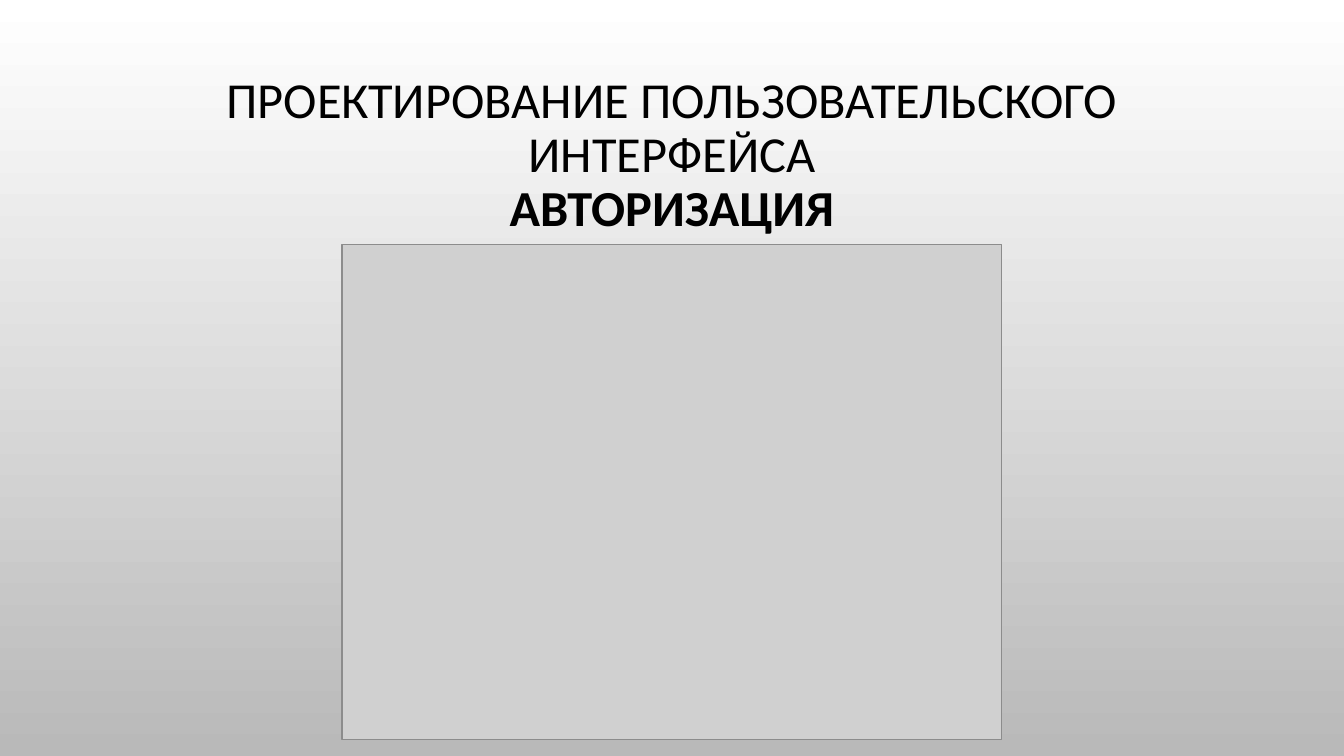
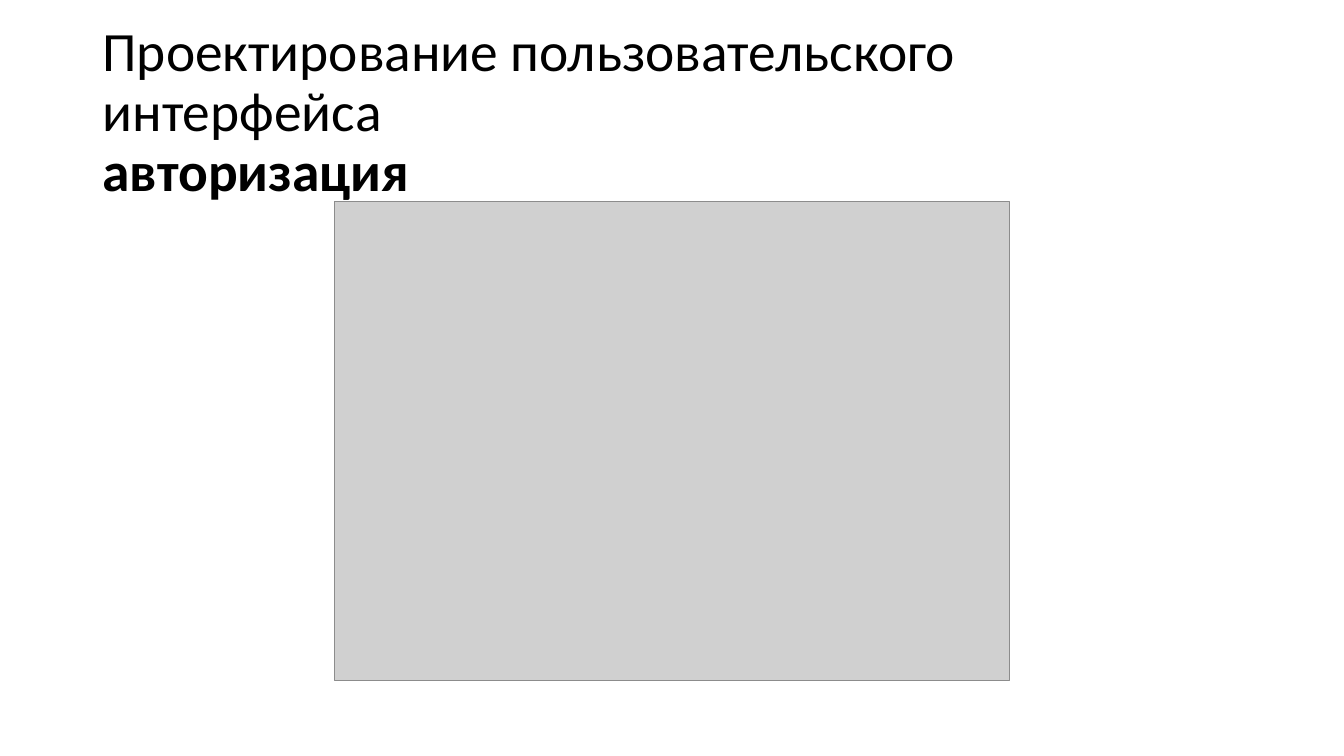
Before and after one commit to ChiCha10-11/Kursovoy, a slide deck: slide 12 of Курсовая работа.pptx. Drawn at 1344x756 pixels with LibreOffice and Linux fonts; fonts in the diff are those of the drawing; grey boxes stand for pictures; background and template pictures are left out. Boxes give left, top, right and bottom in pixels: in the first picture for what was removed or moved away, otherwise in the second. Text is boxed around its words. In the diff, an @@ line names an element or a change of style, - is before the commit and + after.

```diff
--- a/Курсовая работа.pptx
+++ b/Курсовая работа.pptx
@@ background picture (left out) to #FFFFFF @@
@@ title at bbox=[102, 35, 955, 204]: text changed; size 36 to 39.6 pt @@
-ПРОЕКТИРОВАНИЕ ПОЛЬЗОВАТЕЛЬСКОГО ИНТЕРФЕЙСА
-АВТОРИЗАЦИЯ
+Проектирование пользовательского интерфейса
+авторизация
@@ picture: place and size @@
-picture at bbox=[342, 244, 1002, 739]
+picture at bbox=[335, 202, 1009, 682]
```
Also in this commit, not shown: 15 other slides changed, 1 other file.
